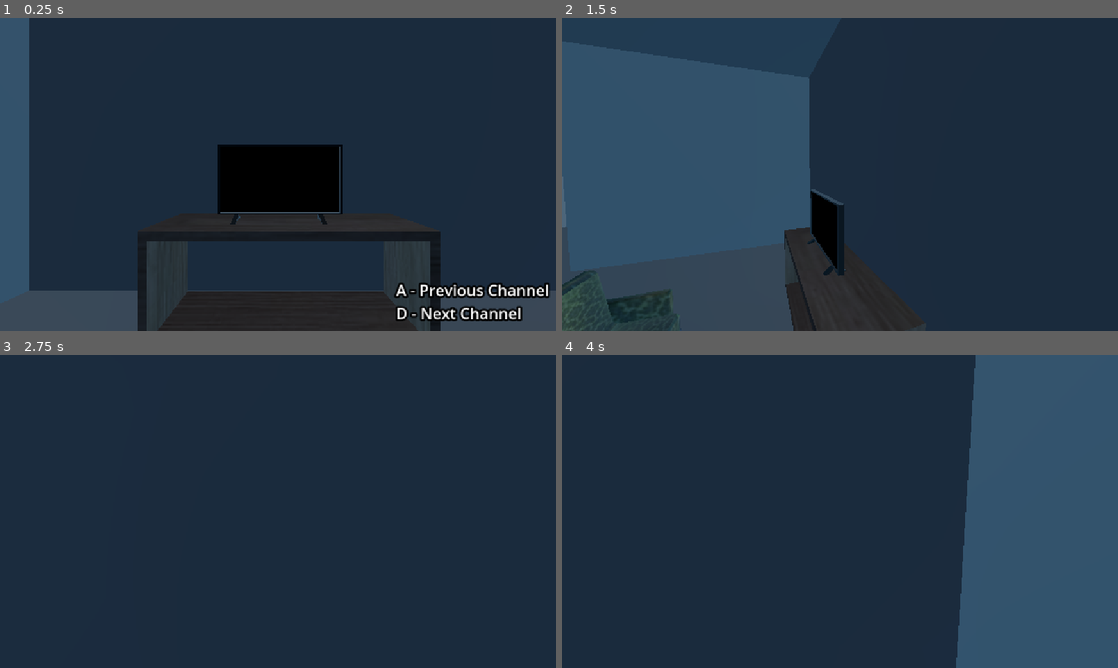
Above: before the commit, frames 1-4 (two rows, left to right).
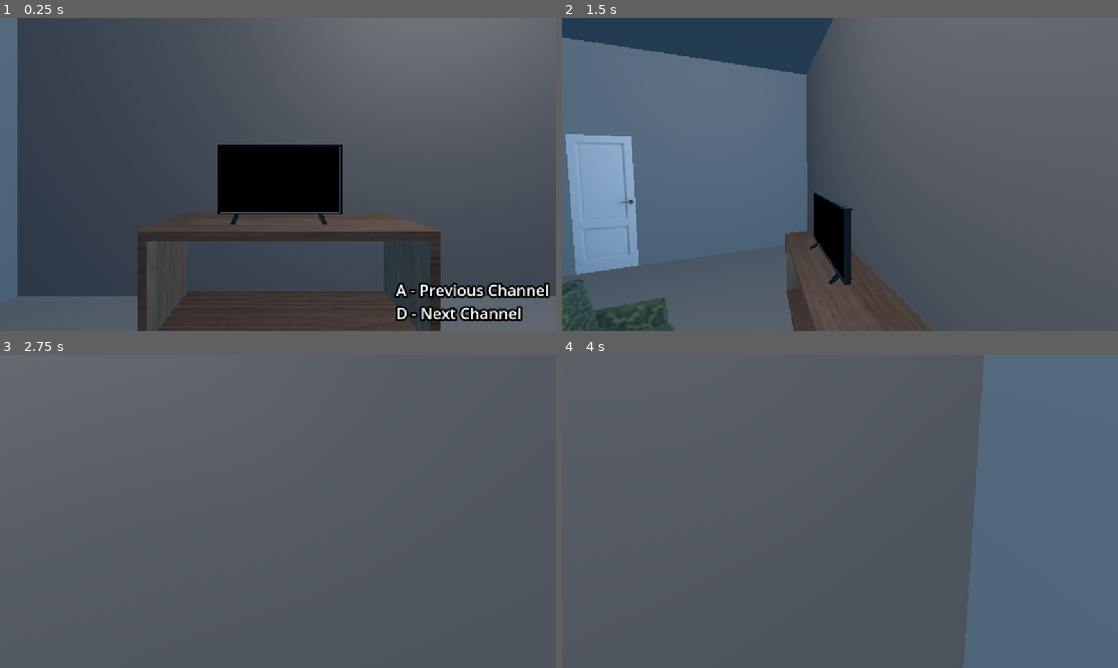
Above: after the commit, the same moments.

Repository: senseibobo/fotelja-smrti
Game: Godot game, scene res://room/room.tscn
Two runs of this game, one before a commit and one after it. Both use one fixed random seed, a clock stepped at 60 frames per second and the inputs below. The engine's default icon, where the game draws it, is replaced by a stand-in: a white triangle on a blue panel in a dark square. Video files are missing from this copy of the repository; at most half a second of black plays in their place.
Inputs (mouse positions are in pixels of both pictures, inside the frame that each line leads up to):
- Up to frame 1 (0.25 s): no input
- Up to frame 2 (1.5 s): tap Enter at 0.5 s; move the mouse to (867, 174) at 0.52 s; hold D (channel_forward) from 0.53 s (still down); tap E (interact) at 0.6, 1.35 s; move the mouse to (812, 174) at 1.27 s
- Up to frame 3 (2.75 s): keep holding D (channel_forward); move the mouse to (289, 505) at 2.02 s; tap E (interact) at 2.1 s
- Up to frame 4 (4 s): keep holding D (channel_forward); tap Space at 2.75 s; move the mouse to (834, 517) at 2.77 s; tap E (interact) at 2.85, 3.6 s; move the mouse to (878, 514) at 3.52 s

The runs differ from the first frame. In frame 1, 82% of the frame differs, in the area x 0-100%, y 0-100%; in frame 2, 90%; in frame 3, 100%; in frame 4, 100%.

Commit message:
added new models

Diff:
--- a/armchair/armchair.tscn
+++ b/objects/armchair/armchair.tscn
@@ -1,8 +1,8 @@
 [gd_scene load_steps=7 format=3 uid="uid://fko0x41bn1in"]
 
-[ext_resource type="Script" uid="uid://bc22y38gklmwb" path="res://armchair/armchair.gd" id="1_ty3mv"]
+[ext_resource type="Script" uid="uid://bc22y38gklmwb" path="res://objects/armchair/armchair.gd" id="1_ty3mv"]
 [ext_resource type="Script" uid="uid://c6jk8oawpafxy" path="res://interactable/interactable.gd" id="1_yjg7x"]
-[ext_resource type="PackedScene" uid="uid://7iolcusuf8r7" path="res://armchair/armchair.glb" id="2_63l2a"]
+[ext_resource type="PackedScene" uid="uid://7iolcusuf8r7" path="res://objects/armchair/armchair.glb" id="2_63l2a"]
 
 [sub_resource type="BoxShape3D" id="BoxShape3D_63l2a"]
 size = Vector3(0.605469, 0.772247, 0.136169)
--- /dev/null
+++ b/objects/ceiling_light/ceiling_light.tscn
@@ -0,0 +1,11 @@
+[gd_scene load_steps=2 format=3 uid="uid://b0ccnjqbecypt"]
+
+[ext_resource type="PackedScene" uid="uid://dceyxo8ucb7ye" path="res://objects/ceiling_light/ceiling_light.glb" id="1_8j1tg"]
+
+[node name="CeilingLight" type="Node3D"]
+
+[node name="ceiling_light" parent="." instance=ExtResource("1_8j1tg")]
+
+[node name="OmniLight3D" type="OmniLight3D" parent="ceiling_light"]
+transform = Transform3D(1, 0, 0, 0, 1, 0, 0, 0, 1, 0, -0.0407845, 0)
+omni_range = 10.0
--- /dev/null
+++ b/objects/door/door.gd
@@ -0,0 +1,15 @@
+class_name Door
+extends Node3D
+
+
+@export var static_body: StaticBody3D
+
+var tween: Tween
+var open: bool = false
+
+func _on_static_body_3d_interacted(player: Player) -> void:
+	open = not open
+	if tween and tween.is_running():
+		tween.kill()
+	tween = create_tween().set_ease(Tween.EASE_IN_OUT).set_trans(Tween.TRANS_QUAD)
+	tween.tween_property(static_body, "rotation_degrees:y", -110.0 * int(open), 0.8)
--- /dev/null
+++ b/objects/door/door.tscn
@@ -0,0 +1,23 @@
+[gd_scene load_steps=5 format=3 uid="uid://4xxwbli7paku"]
+
+[ext_resource type="Script" uid="uid://bmxov0vlve2my" path="res://objects/door/door.gd" id="1_y765d"]
+[ext_resource type="Script" uid="uid://c6jk8oawpafxy" path="res://interactable/interactable.gd" id="2_ln868"]
+[ext_resource type="PackedScene" uid="uid://durir4py0exc4" path="res://objects/door/door.glb" id="3_58wfd"]
+
+[sub_resource type="BoxShape3D" id="BoxShape3D_y765d"]
+size = Vector3(0.735596, 1.93015, 0.0217285)
+
+[node name="Door" type="Node3D" node_paths=PackedStringArray("static_body")]
+script = ExtResource("1_y765d")
+static_body = NodePath("StaticBody3D")
+
+[node name="StaticBody3D" type="StaticBody3D" parent="."]
+script = ExtResource("2_ln868")
+
+[node name="door" parent="StaticBody3D" instance=ExtResource("3_58wfd")]
+
+[node name="CollisionShape3D" type="CollisionShape3D" parent="StaticBody3D"]
+transform = Transform3D(1, 0, 0, 0, 1, 0, 0, 0, 1, 0.337769, 1.01534, 0)
+shape = SubResource("BoxShape3D_y765d")
+
+[connection signal="interacted" from="StaticBody3D" to="." method="_on_static_body_3d_interacted"]
--- /dev/null
+++ b/objects/fridge/fridge.tscn
@@ -0,0 +1,16 @@
+[gd_scene load_steps=3 format=3 uid="uid://c30wjs7da7sd4"]
+
+[ext_resource type="PackedScene" uid="uid://dem07b75csesp" path="res://objects/fridge/fridge.glb" id="1_w6313"]
+
+[sub_resource type="BoxShape3D" id="BoxShape3D_w6313"]
+size = Vector3(0.594727, 1.63824, 0.554688)
+
+[node name="Fridge" type="Node3D"]
+
+[node name="StaticBody3D" type="StaticBody3D" parent="."]
+
+[node name="fridge" parent="StaticBody3D" instance=ExtResource("1_w6313")]
+
+[node name="CollisionShape3D" type="CollisionShape3D" parent="StaticBody3D"]
+transform = Transform3D(1, 0, 0, 0, 1, 0, 0, 0, 1, 0, 0.831761, 0)
+shape = SubResource("BoxShape3D_w6313")
--- /dev/null
+++ b/objects/oven/oven.tscn
@@ -0,0 +1,16 @@
+[gd_scene load_steps=3 format=3 uid="uid://oqcdvo3e3m2u"]
+
+[ext_resource type="PackedScene" uid="uid://bhw8jq0j46jho" path="res://objects/oven/oven.glb" id="1_2rlg2"]
+
+[sub_resource type="BoxShape3D" id="BoxShape3D_2rlg2"]
+size = Vector3(0.587891, 0.837952, 0.607422)
+
+[node name="Oven" type="Node3D"]
+
+[node name="StaticBody3D" type="StaticBody3D" parent="."]
+
+[node name="oven" parent="StaticBody3D" instance=ExtResource("1_2rlg2")]
+
+[node name="CollisionShape3D" type="CollisionShape3D" parent="StaticBody3D"]
+transform = Transform3D(1, 0, 0, 0, 1, 0, 0, 0, 1, 0, 0.430756, 0)
+shape = SubResource("BoxShape3D_2rlg2")
--- /dev/null
+++ b/objects/sink/sink.tscn
@@ -0,0 +1,16 @@
+[gd_scene load_steps=3 format=3 uid="uid://bgj2jslfgalax"]
+
+[ext_resource type="PackedScene" uid="uid://u4qjg01k5qvl" path="res://objects/sink/sink.glb" id="1_h1ss2"]
+
+[sub_resource type="BoxShape3D" id="BoxShape3D_h1ss2"]
+size = Vector3(0.619385, 0.833984, 0.799805)
+
+[node name="Sink" type="Node3D"]
+
+[node name="StaticBody3D" type="StaticBody3D" parent="."]
+
+[node name="sink" parent="StaticBody3D" instance=ExtResource("1_h1ss2")]
+
+[node name="CollisionShape3D" type="CollisionShape3D" parent="StaticBody3D"]
+transform = Transform3D(1, 0, 0, 0, 1, 0, 0, 0, 1, 0, 0.420962, 0)
+shape = SubResource("BoxShape3D_h1ss2")
--- /dev/null
+++ b/objects/table/table.tscn
@@ -0,0 +1,16 @@
+[gd_scene load_steps=3 format=3 uid="uid://rr0xq1axrxvj"]
+
+[ext_resource type="PackedScene" uid="uid://obwyahtgu4gq" path="res://objects/table/table.glb" id="1_rkdov"]
+
+[sub_resource type="BoxShape3D" id="BoxShape3D_frh0p"]
+size = Vector3(1.33374, 0.779907, 0.795898)
+
+[node name="Table" type="Node3D"]
+
+[node name="StaticBody3D" type="StaticBody3D" parent="."]
+
+[node name="CollisionShape3D" type="CollisionShape3D" parent="StaticBody3D"]
+transform = Transform3D(1, 0, 0, 0, 1, 0, 0, 0, 1, 0, 0.350891, 0)
+shape = SubResource("BoxShape3D_frh0p")
+
+[node name="table" parent="StaticBody3D" instance=ExtResource("1_rkdov")]
--- a/toilet/toilet.tscn
+++ b/objects/toilet/toilet.tscn
@@ -1,7 +1,7 @@
 [gd_scene load_steps=5 format=3 uid="uid://8ewi7j66mf0r"]
 
-[ext_resource type="Script" uid="uid://ht44cxe25kqb" path="res://toilet/toilet.gd" id="1_gwshn"]
-[ext_resource type="PackedScene" uid="uid://cujqfprublb35" path="res://toilet/toilet.glb" id="1_qoe8m"]
+[ext_resource type="Script" uid="uid://ht44cxe25kqb" path="res://objects/toilet/toilet.gd" id="1_gwshn"]
+[ext_resource type="PackedScene" uid="uid://cujqfprublb35" path="res://objects/toilet/toilet.glb" id="1_qoe8m"]
 [ext_resource type="Script" uid="uid://c6jk8oawpafxy" path="res://interactable/interactable.gd" id="3_8h5kr"]
 
 [sub_resource type="ConcavePolygonShape3D" id="ConcavePolygonShape3D_gwshn"]
--- a/tv/tv.gd
+++ b/objects/tv/tv.gd
@@ -3,12 +3,12 @@
 
 
 const channels: Array[VideoStreamTheora] = [
-	preload("res://tv/channels/152.0-245.0.ogv"),
-	preload("res://tv/channels/1917.0-2172.0.ogv"),
-	preload("res://tv/channels/Alo, predsedniče... - Nikad izvini.ogv"),
-	preload("res://tv/channels/Džudžubana viski - Nikad izvini.ogv"),
-	preload("res://tv/channels/gen z meme compilation.ogv"),
-	preload("res://tv/channels/Tralalero tralala VS Lirili Larila.ogv"),
+	preload("res://objects/tv/channels/152.0-245.0.ogv"),
+	preload("res://objects/tv/channels/1917.0-2172.0.ogv"),
+	preload("res://objects/tv/channels/Alo, predsedniče... - Nikad izvini.ogv"),
+	preload("res://objects/tv/channels/Džudžubana viski - Nikad izvini.ogv"),
+	preload("res://objects/tv/channels/gen z meme compilation.ogv"),
+	preload("res://objects/tv/channels/Tralalero tralala VS Lirili Larila.ogv"),
 ]
 
 @export var stream_player: VideoStreamPlayer
@@ -28,7 +28,7 @@
 
 
 func turn_on():
-	stream_player.play()
+	set_channel(current_channel)
 
 
 func turn_off():
--- a/tv/tv.tscn
+++ b/objects/tv/tv.tscn
@@ -1,8 +1,7 @@
-[gd_scene load_steps=5 format=3 uid="uid://bbhane6h8syip"]
+[gd_scene load_steps=4 format=3 uid="uid://bbhane6h8syip"]
 
-[ext_resource type="PackedScene" uid="uid://n6botcel8v37" path="res://tv/tv.glb" id="1_c6e4l"]
-[ext_resource type="Script" uid="uid://cblwpfishu4uy" path="res://tv/tv.gd" id="1_l6qfx"]
-[ext_resource type="VideoStream" uid="uid://v3nqsfnb4ms6" path="res://tv/channels/Džudžubana viski - Nikad izvini.ogv" id="2_1y351"]
+[ext_resource type="PackedScene" uid="uid://n6botcel8v37" path="res://objects/tv/tv.glb" id="1_c6e4l"]
+[ext_resource type="Script" uid="uid://cblwpfishu4uy" path="res://objects/tv/tv.gd" id="1_l6qfx"]
 
 [sub_resource type="ViewportTexture" id="ViewportTexture_1y351"]
 viewport_path = NodePath("ScreenViewport")
@@ -44,6 +43,5 @@
 anchor_bottom = 1.0
 grow_horizontal = 2
 grow_vertical = 2
-stream = ExtResource("2_1y351")
 autoplay = true
 expand = true
--- a/player/player.gd
+++ b/player/player.gd
@@ -83,7 +83,11 @@
 
 
 func sit(armchair: Armchair):
+	await get_tree().physics_frame
+	await get_tree().physics_frame
 	collision_layer = 0
+	await get_tree().physics_frame
+	await get_tree().physics_frame
 	tv_on.emit()
 	global_position = armchair.global_position
 	global_position.y -= 0.5
@@ -94,12 +98,16 @@
 
 
 func stand_up():
-	collision_layer = 1
+	await get_tree().physics_frame
+	await get_tree().physics_frame
+	await get_tree().physics_frame
+	await get_tree().physics_frame
 	tv_off.emit()
 	global_position -= global_basis.z*0.5
 	global_position.y += 0.5
 	state = State.WALKING
 	switch_channel_label.visible = false
+	collision_layer = 1
 
 
 func start_pissing(toilet: Toilet):
--- a/room/room.tscn
+++ b/room/room.tscn
@@ -1,12 +1,18 @@
-[gd_scene load_steps=11 format=3 uid="uid://pfix7orqgna"]
+[gd_scene load_steps=17 format=3 uid="uid://pfix7orqgna"]
 
 [ext_resource type="Script" uid="uid://26b00e6oi77x" path="res://room/room.gd" id="1_fntg6"]
 [ext_resource type="PackedScene" uid="uid://nf5a3sjovupa" path="res://player/player.tscn" id="1_ppkfq"]
 [ext_resource type="Texture2D" uid="uid://dj1l6fkok5pyd" path="res://icon.svg" id="2_j33j0"]
-[ext_resource type="PackedScene" uid="uid://fko0x41bn1in" path="res://armchair/armchair.tscn" id="3_fsy70"]
-[ext_resource type="PackedScene" uid="uid://bbhane6h8syip" path="res://tv/tv.tscn" id="4_tku2a"]
-[ext_resource type="PackedScene" uid="uid://8ewi7j66mf0r" path="res://toilet/toilet.tscn" id="5_et4wo"]
-[ext_resource type="PackedScene" uid="uid://ndq4jmibytin" path="res://tv/shelf/tvshelf.glb" id="5_qx3y5"]
+[ext_resource type="PackedScene" uid="uid://fko0x41bn1in" path="res://objects/armchair/armchair.tscn" id="3_fsy70"]
+[ext_resource type="PackedScene" uid="uid://bbhane6h8syip" path="res://objects/tv/tv.tscn" id="4_tku2a"]
+[ext_resource type="PackedScene" uid="uid://8ewi7j66mf0r" path="res://objects/toilet/toilet.tscn" id="5_et4wo"]
+[ext_resource type="PackedScene" uid="uid://ndq4jmibytin" path="res://objects/shelf/tvshelf.glb" id="5_qx3y5"]
+[ext_resource type="PackedScene" uid="uid://4xxwbli7paku" path="res://objects/door/door.tscn" id="8_cy34l"]
+[ext_resource type="PackedScene" uid="uid://oqcdvo3e3m2u" path="res://objects/oven/oven.tscn" id="9_lbx1e"]
+[ext_resource type="PackedScene" uid="uid://bgj2jslfgalax" path="res://objects/sink/sink.tscn" id="10_0i02g"]
+[ext_resource type="PackedScene" uid="uid://c30wjs7da7sd4" path="res://objects/fridge/fridge.tscn" id="11_wid0f"]
+[ext_resource type="PackedScene" uid="uid://b0ccnjqbecypt" path="res://objects/ceiling_light/ceiling_light.tscn" id="12_158eg"]
+[ext_resource type="PackedScene" uid="uid://rr0xq1axrxvj" path="res://objects/table/table.tscn" id="13_t7mnq"]
 
 [sub_resource type="PanoramaSkyMaterial" id="PanoramaSkyMaterial_fsy70"]
 panorama = ExtResource("2_j33j0")
@@ -30,15 +36,15 @@
 environment = SubResource("Environment_qx3y5")
 
 [node name="Armchair" parent="." instance=ExtResource("3_fsy70")]
-transform = Transform3D(1, 0, 0, 0, 1, 0, 0, 0, 1, 1.52811, 0, 0.788733)
+transform = Transform3D(1, 0, 0, 0, 1, 0, 0, 0, 1, 1.52811, 0, -0.246397)
 
 [node name="RoomLayout" type="CSGCombiner3D" parent="."]
 use_collision = true
 
 [node name="LivingRoom" type="CSGBox3D" parent="RoomLayout"]
-transform = Transform3D(1, 0, 0, 0, 1, 0, 0, 0, 1, 0, 1.66901, 0)
+transform = Transform3D(1, 0, 0, 0, 1, 0, 0, 0, 1, 1.28733, 1.66901, -0.560576)
 flip_faces = true
-size = Vector3(7.705, 3.31, 5.38)
+size = Vector3(5.13033, 3.31, 4.25885)
 
 [node name="Bathroom" type="CSGBox3D" parent="RoomLayout"]
 transform = Transform3D(1, 0, 0, 0, 1, 0, 0, 0, 1, 5.72235, 1.66901, -1.26188)
@@ -46,19 +52,19 @@
 size = Vector3(3.31419, 3.31, 3.2561)
 
 [node name="Kitchen" type="CSGBox3D" parent="RoomLayout"]
-transform = Transform3D(1, 0, 0, 0, 1, 0, 0, 0, 1, -1.63108, 1.66901, -5.81291)
+transform = Transform3D(1, 0, 0, 0, 1, 0, 0, 0, 1, 0.701074, 1.66901, -4.96644)
 flip_faces = true
-size = Vector3(4.44283, 3.31, 5.38)
+size = Vector3(1.96556, 3.31, 3.68707)
 
 [node name="KitchenDoorway" type="CSGBox3D" parent="RoomLayout"]
-transform = Transform3D(1, 0, 0, 0, 1, 0, 0, 0, 1, -2.923, 1.01156, -2.83732)
+transform = Transform3D(1, 0, 0, 0, 1, 0, 0, 0, 1, 0.647791, 1.01165, -2.83732)
 flip_faces = true
-size = Vector3(1.14087, 2.45288, 0.705)
+size = Vector3(0.7, 2, 0.705)
 
 [node name="BathroomDoorway" type="CSGBox3D" parent="RoomLayout"]
-transform = Transform3D(1, 0, 0, 0, 1, 0, 0, 0, 1, 3.88043, 0.987702, -1.44131)
+transform = Transform3D(1, 0, 0, 0, 1, 0, 0, 0, 1, 3.88043, 1.00397, -1.44131)
 flip_faces = true
-size = Vector3(0.399414, 2.45288, 1.08594)
+size = Vector3(0.399, 2, 0.7)
 
 [node name="Floor" type="CSGBox3D" parent="RoomLayout"]
 transform = Transform3D(1, 0, 0, 0, 1, 0, 0, 0, 1, 2.05369, -0.239319, -2.85864)
@@ -70,10 +76,31 @@
 transform = Transform3D(1, 0, 0, 0, 1, 0, 0, 0, 1, 6.78211, 0.0213624, -1.9065)
 
 [node name="tvshelf" parent="." instance=ExtResource("5_qx3y5")]
-transform = Transform3D(-3.28344e-08, 0, 0.751163, 0, 0.751163, 0, -0.751163, 0, -3.28344e-08, 1.46461, 0.379431, 2.31963)
+transform = Transform3D(-3.28344e-08, 0, 0.751163, 0, 0.751163, 0, -0.751163, 0, -3.28344e-08, 1.46461, 0.379431, 1.2845)
 
 [node name="TV" parent="tvshelf" instance=ExtResource("4_tku2a")]
 transform = Transform3D(1.33127, 0, -7.10543e-15, 0, 1.33127, 0, 7.10543e-15, 0, 1.33127, 0.00916323, 0.509217, 0.0800091)
+
+[node name="Door" parent="." instance=ExtResource("8_cy34l")]
+transform = Transform3D(-4.37114e-08, 0, -1, 0, 1, 0, 1, 0, -4.37114e-08, 3.86449, 0.0347809, -1.79243)
+
+[node name="Door2" parent="." instance=ExtResource("8_cy34l")]
+transform = Transform3D(1, 0, 0, 0, 1, 0, 0, 0, 1, 0.303832, 0.0251572, -2.675)
+
+[node name="Oven" parent="." instance=ExtResource("9_lbx1e")]
+transform = Transform3D(-4.37114e-08, 0, -1, 0, 1, 0, 1, 0, -4.37114e-08, 0.00839186, 0.0213621, -6.50425)
+
+[node name="Sink" parent="." instance=ExtResource("10_0i02g")]
+transform = Transform3D(1.31134e-07, 0, -1, 0, 1, 0, 1, 0, 1.31134e-07, 0.715812, 0.0231394, -6.49677)
+
+[node name="Fridge" parent="." instance=ExtResource("11_wid0f")]
+transform = Transform3D(-4.37114e-08, 0, -1, 0, 1, 0, 1, 0, -4.37114e-08, 1.39706, 0.0213621, -6.46096)
+
+[node name="CeilingLight" parent="." instance=ExtResource("12_158eg")]
+transform = Transform3D(1, 0, 0, 0, 1, 0, 0, 0, 1, -0.00884551, 3.32463, -0.190936)
+
+[node name="Table" parent="." instance=ExtResource("13_t7mnq")]
+transform = Transform3D(-4.37114e-08, 0, 1, 0, 1, 0, -1, 0, -4.37114e-08, -0.265872, 0.0614551, -1.42286)
 
 [connection signal="channel_back" from="Player" to="tvshelf/TV" method="previous_channel"]
 [connection signal="channel_forward" from="Player" to="tvshelf/TV" method="next_channel"]
Renamed: armchair/armchair.gd -> objects/armchair/armchair.gd
Renamed: armchair/armchair.gd.uid -> objects/armchair/armchair.gd.uid
Renamed: armchair/armchair.glb -> objects/armchair/armchair.glb
Not shown, changed: objects/armchair/armchair.glb.import
Renamed: armchair/armchair_armchair.png -> objects/armchair/armchair_armchair.png
Not shown, added: objects/armchair/armchair_armchair.png.import
Binary file added: objects/ceiling_light/ceiling_light.glb
Not shown, changed: objects/ceiling_light/ceiling_light.glb.import
Not shown, added: objects/door/door.gd.uid
Binary file added: objects/door/door.glb
Not shown, added: objects/door/door.glb.import
Binary file added: objects/door/door_door.png
(and 42 more such lines)
